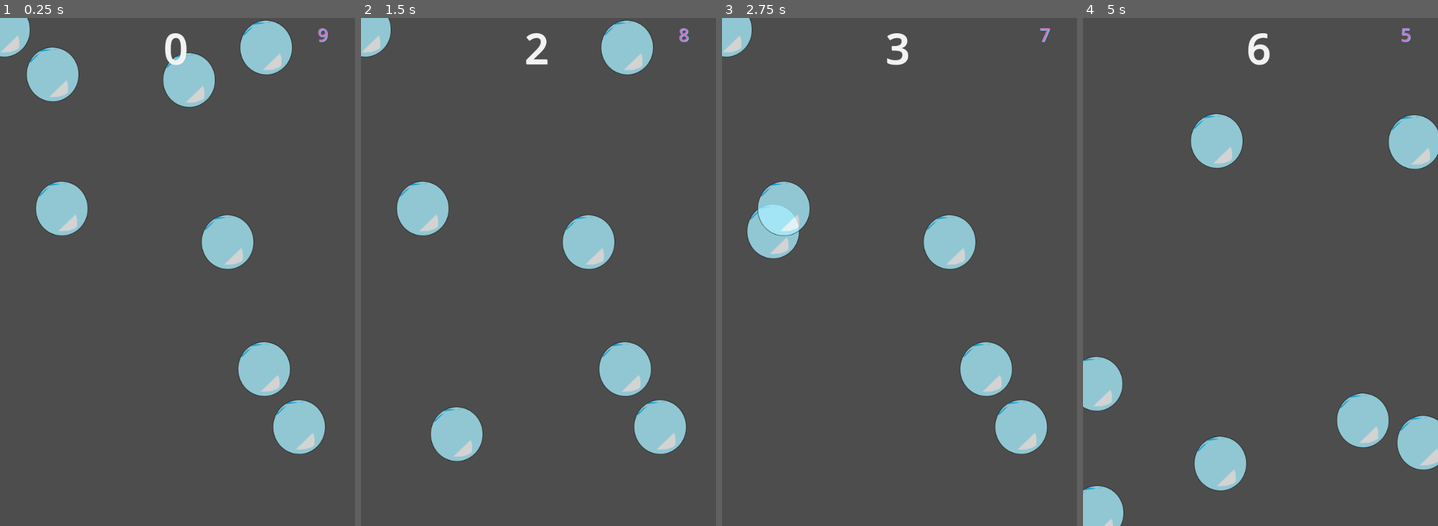
Above: before the commit, frames 1-4 (left to right).
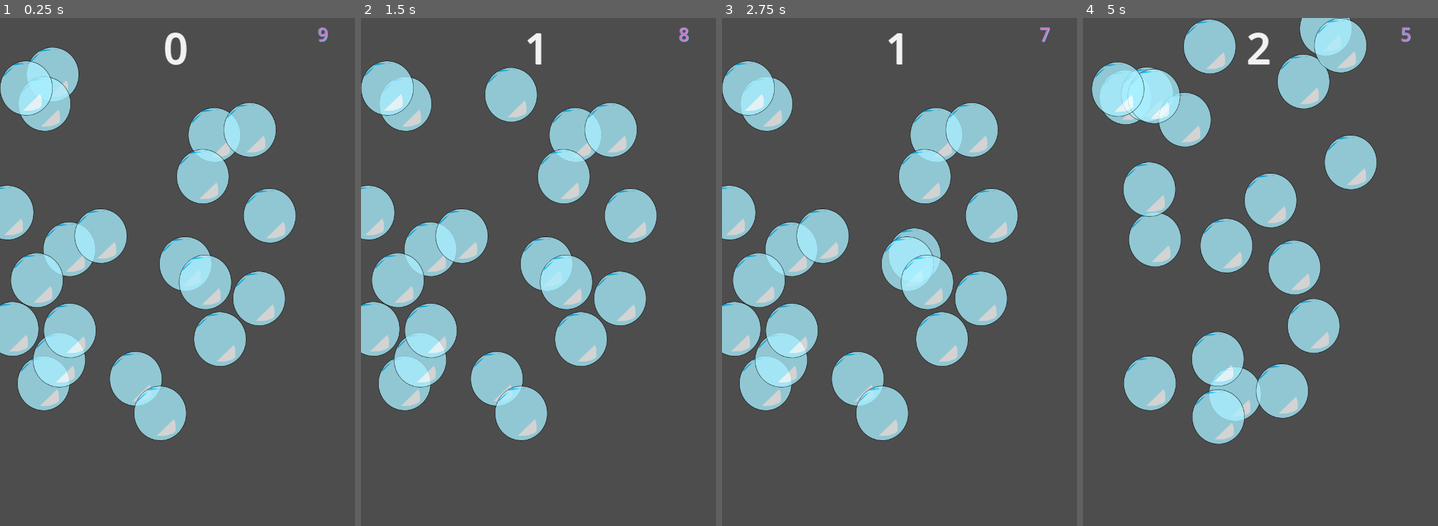
Above: after the commit, the same moments.

Repository: Zarathecat/godot-bubblepop
Game: Godot game, scene res://main.tscn
Same seed, same stepped clock (60 frames per second), same inputs: the game is played once before the commit and once after it.
Inputs (mouse positions are in pixels of both pictures, inside the frame that each line leads up to):
- Up to frame 1 (0.25 s): no input
- Up to frame 2 (1.5 s): tap Enter at 0.5 s; move the mouse to (414, 73) at 0.52 s; click (414, 73) at 0.67 s; move the mouse to (549, 78) at 1.27 s; click (549, 78) at 1.42 s
- Up to frame 3 (2.75 s): move the mouse to (988, 48) at 2.02 s; click (988, 48) at 2.17 s
- Up to frame 4 (5 s): move the mouse to (1310, 241) at 2.77 s; click (1310, 241) at 2.92 s; move the mouse to (1271, 505) at 3.52 s; click (1271, 505) at 3.67 s; move the mouse to (1182, 338) at 4.27 s; click (1182, 338) at 4.42 s

The runs differ from the first frame. In frame 1, 29% of the frame differs, in the area x 0-93%, y 0-86%; in frame 2, 30%, in the area x 0-93%, y 0-88%; in frame 3, 27%; in frame 4, 29%.

Commit message:
Adjust defaults to work better on Android
This makes the game playable. The aspect ratio isn't right, yet;
this works around it by increasing the number of bubbles so there
are always some on the screen. I should fix it so it actually
matches some phone's aspect ratio, or intelligently scales to fit.
Later.

Diff:
--- a/bubble.gd
+++ b/bubble.gd
@@ -26,31 +26,17 @@
 	return Vector2(rand_pos_x, rand_pos_y)
 
 func _on_input_event(viewport: Node, event: InputEvent, shape_idx: int) -> void:
-	if event is InputEventMouseButton or event is InputEventScreenTouch:
-		hide()
-		score += 1
-		bubble_pop.emit()
-		#position = get_random_position(window_size)
-		# Timer before new bubble appears
-		$NewBubbleTimer.wait_time = randf()
-		$NewBubbleTimer.start()
-		# Timer for the new bubble to hang around
-		$Timer.wait_time = randf_range(1, 5)
-		$Timer.start()
-
-	# here for now while test on desktop
-	else:
-		$AnimatedSprite2D.play()
-		score += 1
-		bubble_pop.emit()
-		$CollisionShape2D.disabled = true
-		#position = get_random_position(window_size)
-		# Timer before new bubble appears
-		$NewBubbleTimer.wait_time = randf_range(0.5,2)
-		$NewBubbleTimer.start()
-		# Timer for the new bubble to hang around
-		$Timer.wait_time = randf_range(2.1, 5)
-		$Timer.start()
+	$AnimatedSprite2D.play()
+	score += 1
+	bubble_pop.emit()
+	$CollisionShape2D.disabled = true
+	#position = get_random_position(window_size)
+	# Timer before new bubble appears
+	$NewBubbleTimer.wait_time = randf_range(0.1,1)
+	$NewBubbleTimer.start()
+	# Timer for the new bubble to hang around
+	$Timer.wait_time = randf_range(2.1, 5)
+	$Timer.start()
 
 # Move bubble to a new location if player too slow to hit it in time
 func _on_timer_timeout() -> void:
--- a/bubble.tscn
+++ b/bubble.tscn
@@ -60,6 +60,7 @@
 autostart = true
 
 [node name="NewBubbleTimer" type="Timer" parent="."]
+wait_time = 0.335
 
 [connection signal="input_event" from="." to="." method="_on_input_event" flags=3]
 [connection signal="timeout" from="Timer" to="." method="_on_timer_timeout"]
--- a/main.tscn
+++ b/main.tscn
@@ -6,7 +6,7 @@
 [node name="Main" type="Node"]
 script = ExtResource("1_wl7ux")
 bubble_scene = ExtResource("2_25n27")
-starting_bubbles = 7
+starting_bubbles = 20
 
 [node name="Bubble" parent="." instance=ExtResource("2_25n27")]
 
@@ -62,7 +62,7 @@
 autostart = true
 
 [node name="NewGameTimer" type="Timer" parent="."]
-wait_time = 5.0
+wait_time = 2.5
 one_shot = true
 
 [connection signal="bubble_pop" from="Bubble" to="." method="_on_bubble_bubble_pop"]
--- a/project.godot
+++ b/project.godot
@@ -19,8 +19,11 @@
 
 window/size/viewport_width=700
 window/size/viewport_height=1000
+window/stretch/mode="canvas_items"
+window/handheld/orientation=1
 
 [rendering]
 
 renderer/rendering_method="gl_compatibility"
 renderer/rendering_method.mobile="gl_compatibility"
+textures/vram_compression/import_etc2_astc=true
